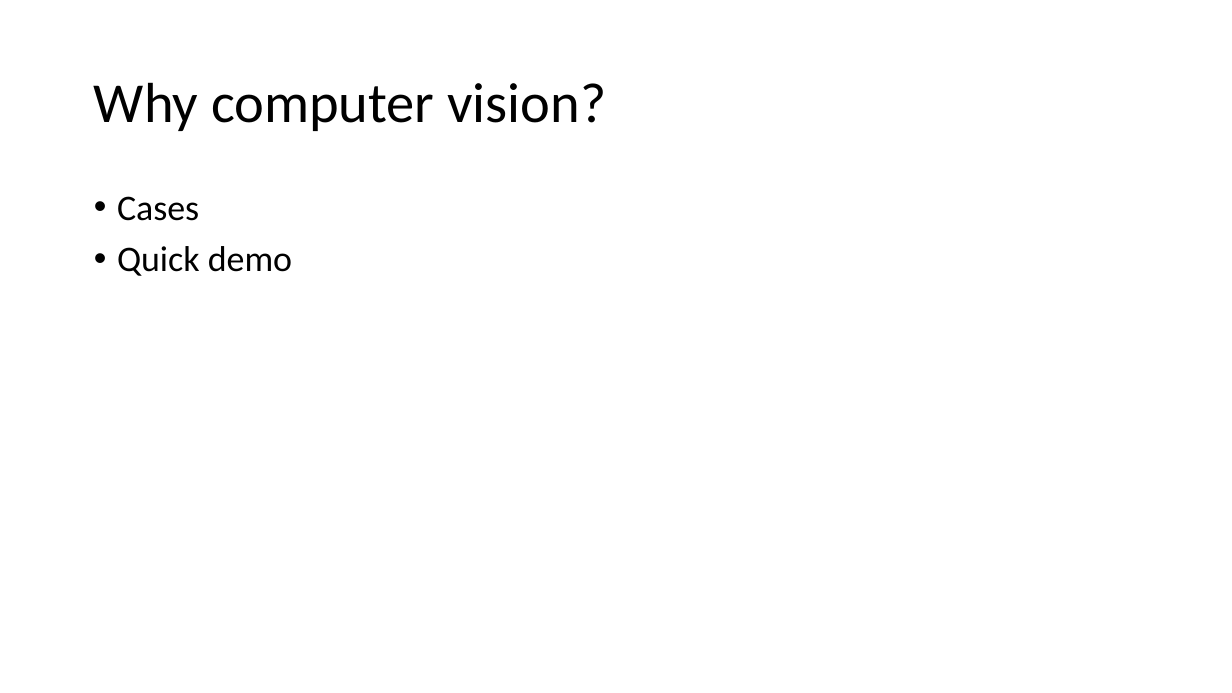
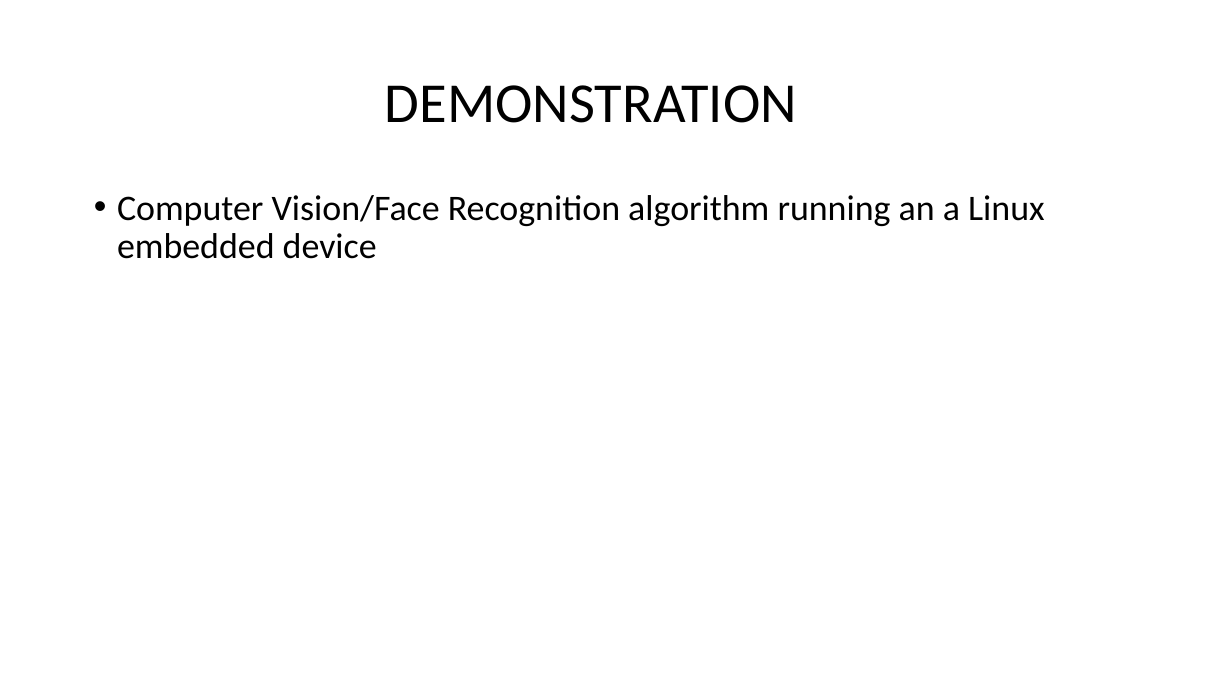
Before and after one commit to dsikar/pi-face-recognition, a slide deck: slide 3 of workshop/FaceRecognitionInTheWild-Presentation.pptx. Drawn at 1232x693 pixels with LibreOffice and Linux fonts; fonts in the diff are those of the drawing. Boxes give left, top, right and bottom in pixels: in the first picture for what was removed or moved away, otherwise in the second. Text is boxed around its words. In the diff, an @@ line names an element or a change of style, - is before the commit and + after.

```diff
--- a/workshop/FaceRecognitionInTheWild-Presentation.pptx
+++ b/workshop/FaceRecognitionInTheWild-Presentation.pptx
@@ title at (385,85,797,123): text changed @@
-Why computer vision?
+DEMONSTRATION
@@ text at (117,195,1045,259): text changed @@
-• Cases
-• Quick demo
+• Computer Vision/Face Recognition algorithm running an a Linux embedded device
```
Also in this commit, not shown: 2 other slides changed, 2 slides added.
